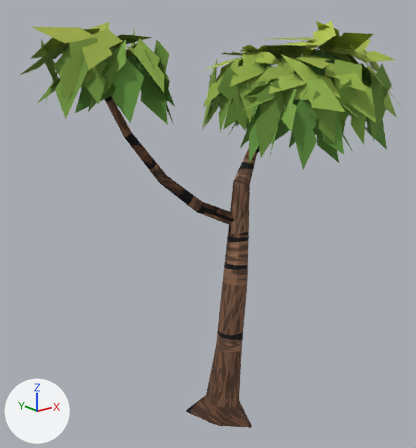
The glTF model assets/models/tree_sapling_1.glb as it was, and as the next commit left it.
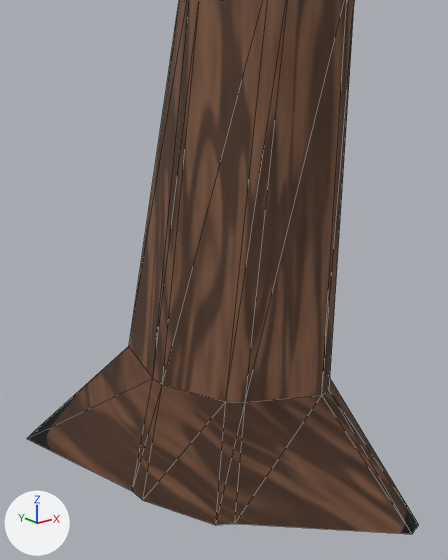
There are two pictures of each version: one whole from a camera (50 mm lens) standing at (-3.003, -3.53, 3.311) and looking at (-0.031, 0.185, 1.825), one close up from a camera (50 mm lens) standing at (-0.572, -0.698, 0.581) and looking at (0.036, 0.062, 0.277). The axes (+X, +Y, +Z) are drawn at lower left. The lights are the same throughout. The older version's two pictures come first. The close-ups show mesh edges as thin lines. Vertices at exactly the same position are counted once.

Before the edit, the objects in view are built like this:
```python
me_tree_sapling_1 = bpy.data.meshes.new('tree_sapling_1')
me_tree_sapling_1.from_pydata(...)  # 1063 vertices, 1046 faces; spans x -1.45..1.65, y -0.9..1.0, z 0.0..3.5
# faces by material slot: [406, 640]
me_tree_sapling_1.materials.append(mat_m_tree_bark)  # picture img_tree_sapling_1_paint
me_tree_sapling_1.materials.append(mat_m_tree_leaf)  # picture img_tree_sapling_1_paint
ob_tree_sapling_1 = bpy.data.objects.new('tree_sapling_1', me_tree_sapling_1)
ob_tree_sapling_1.location = (0.0, 0.0, 0.0)
```
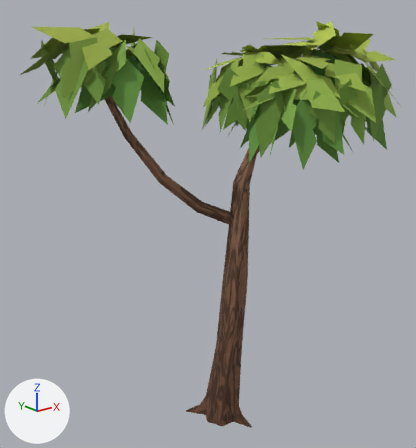
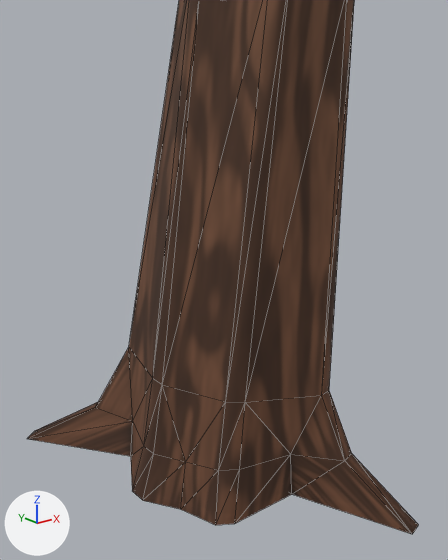
Location of each change, [x1, y1, x2, y2] in pixels of the close-ups (448 x 560 px):
'tree_sapling_1', reshaped: before [27, 0, 419, 534]; after [27, 0, 418, 534]
part 1 of me_tree_sapling_1, cut back: before [27, 346, 419, 534]; after [27, 347, 418, 534]
part 2 of me_tree_sapling_1, surface changed: [129, 0, 353, 402] in both

Diff of the bpy script that builds the scene:
```diff
--- a/assets/models/tree_sapling_1.glb.py
+++ b/assets/models/tree_sapling_1.glb.py
@@ me_tree_sapling_1 @@
 # used by ob_tree_sapling_1; location = (0.0, 0.0, 0.0)
-me_tree_sapling_1.from_pydata(...)  # 1063 vertices, 1046 faces; spans x -1.45..1.65, y -0.9..1.0, z 0.0..3.5
+me_tree_sapling_1.from_pydata(...)  # 1091 vertices, 1102 faces; spans x -1.45..1.65, y -0.9..1.0, z 0.0..3.5
+# me_tree_sapling_1 part 1
+# 35 faces are deleted
+# 28 vertices are added at x -0.16..0.19, y -0.21..0.17, z 0.0..0.07
+# 91 new faces join them, mat_m_tree_bark (picture img_tree_sapling_1_paint)
+# me_tree_sapling_1 part 2: 371 kept faces spanning x -0.9..0.98, y -0.39..0.62, z 0.0..3.16 get new texture (UV) coordinates
 me_tree_sapling_1.materials.append(mat_m_tree_bark)
```
